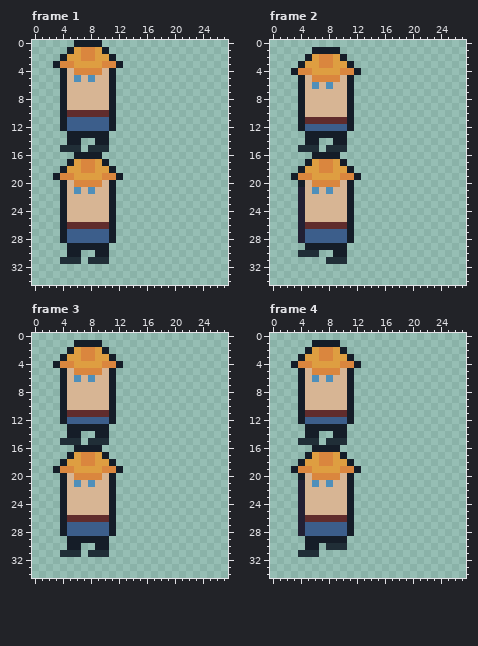
Two versions of one pixel-art file, assets/sprites/sam.aseprite. The picture above was drawn from the file before the commit.
128x128 pixels, 4 frames. Shown: frame 1: x 0..27, y 0..34; frame 2: x 0..27, y 0..34; frame 3: x 0..27, y 0..34; frame 4: x 0..27, y 0..34.
Once edited:
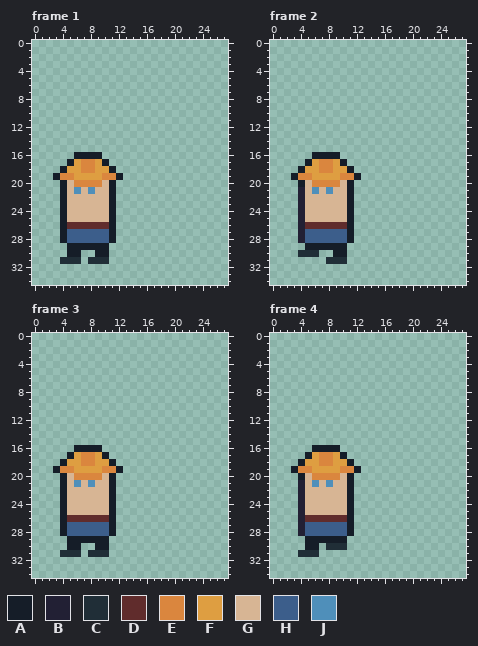
Palette (. is transparent): A #151d28  B #222034  C #202e37  D #602c2c  E #da863e  F #de9e41  G #d7b594  H #3c5e8b  J #4f8fba
Edits made:
layer "Idle" now hidden
Changed rows in their new state; - is an unchanged pixel.
Frame 1:
first column x 3:
 0 ---....---
 1 --......--
 2 -........-
 3 ..........
 4 -........-
 5 -........-
 6 -........-
 7 -........-
 8 -........-
 9 -........-
10 -........-
11 -........-
12 -........-
13 --......--
14 --..--..--
15 -...-...--
Frame 2:
first column x 3:
 1 ---....---
 2 --......--
 3 -........-
 4 ..........
 5 -........-
 6 -........-
 7 -........-
 8 -........-
 9 -........-
10 -........-
11 -........-
12 -........-
13 --......--
14 --..--..--
15 -...-...--
Frame 3: the same change as frame 2
Frame 4: the same change as frame 2
